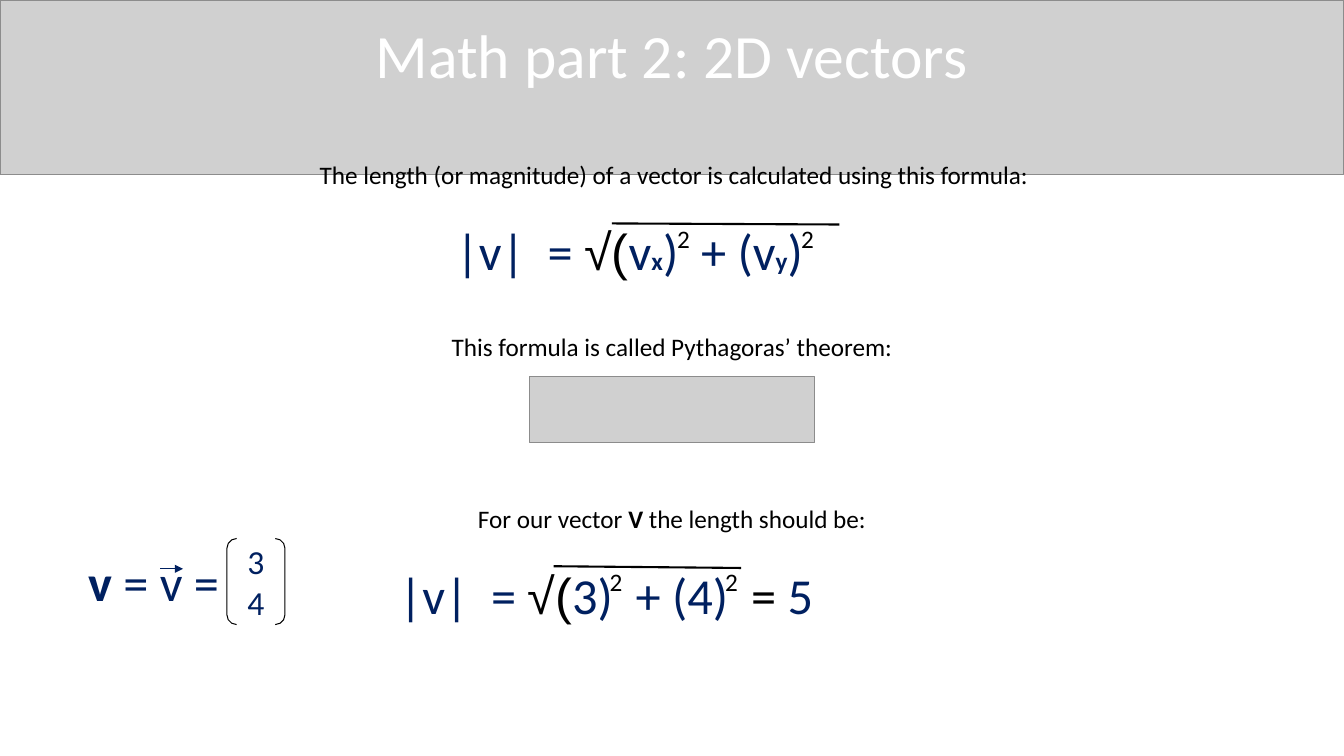
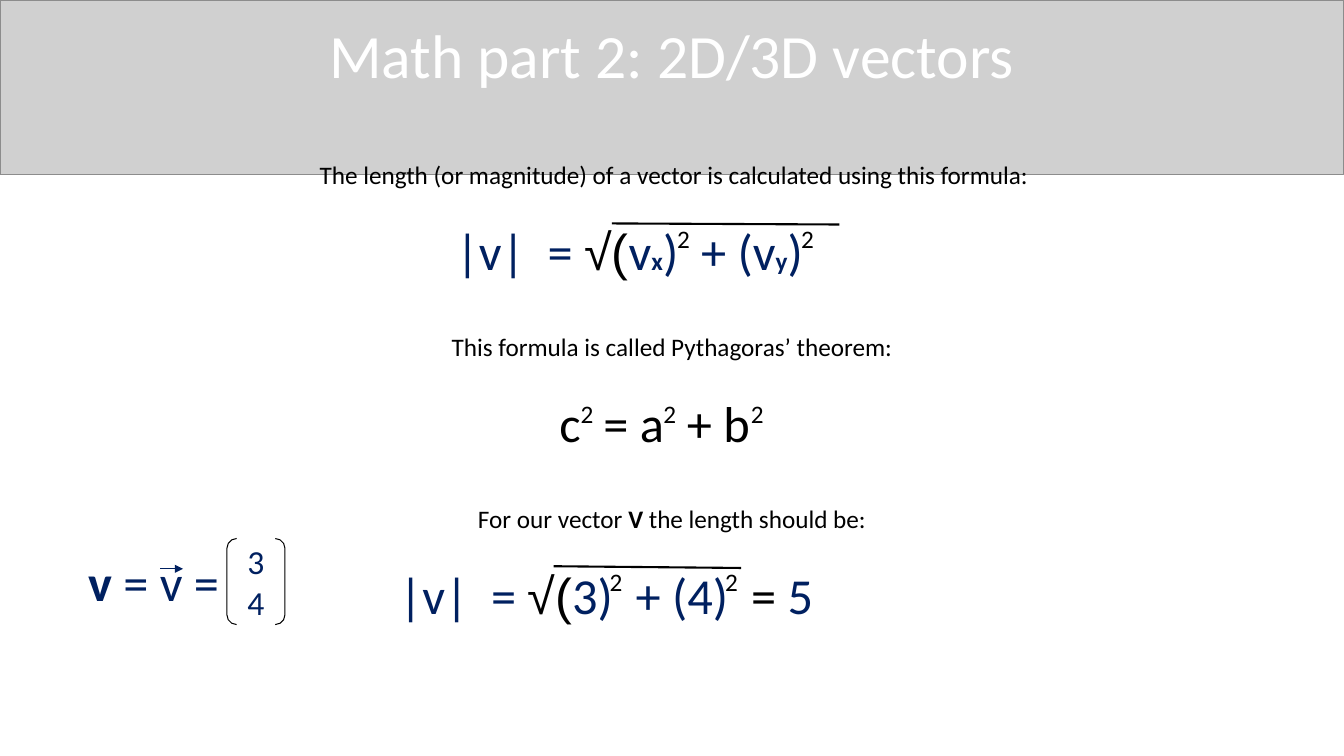
Before and after one commit to QuincyJacobs/WebGLTutorial, a slide deck: slide 93 of Presentation/Presentation WebGL.pptx (slide 92 before the commit). Drawn at 1344x756 pixels with LibreOffice and Linux fonts; fonts in the diff are those of the drawing; grey boxes stand for pictures. Boxes give left, top, right and bottom in pixels: in the first picture for what was removed or moved away, otherwise in the second. Text is boxed around its words. In the diff, an @@ line names an element or a change of style, - is before the commit and + after.

Commit message:
Another update to presentation math

```diff
--- a/Presentation/Presentation WebGL.pptx
+++ b/Presentation/Presentation WebGL.pptx
@@ text at <box>329,36,1014,88</box>: text changed @@
-Math part 2: 2D vectors
+Math part 2: 2D/3D vectors
@@ picture removed at <box>529,376,815,443</box> @@
@@ text added at <box>559,407,749,443</box>, 36 pt, text #000000 @@
+c = a + b
@@ text added at <box>581,406,594,423</box>, 18 pt, text #000000 @@
+2
@@ text added at <box>663,406,676,423</box>, 18 pt, text #000000 @@
+2
@@ text added at <box>751,406,764,423</box>, 18 pt, text #000000 @@
+2
```
Also in this commit, not shown: 6 other slides changed, 3 slides added, 1 slide removed, 1 other file.
